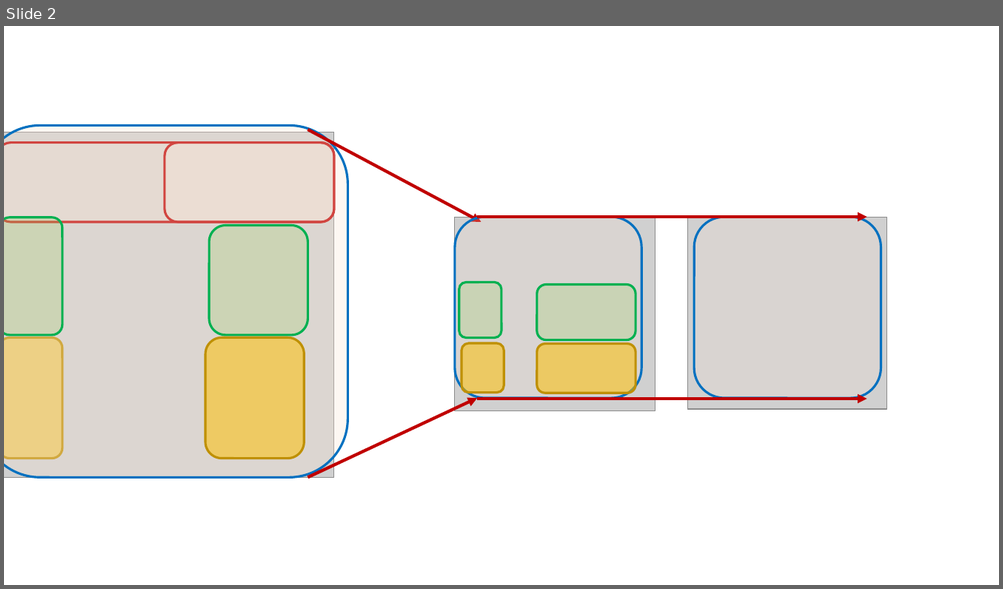
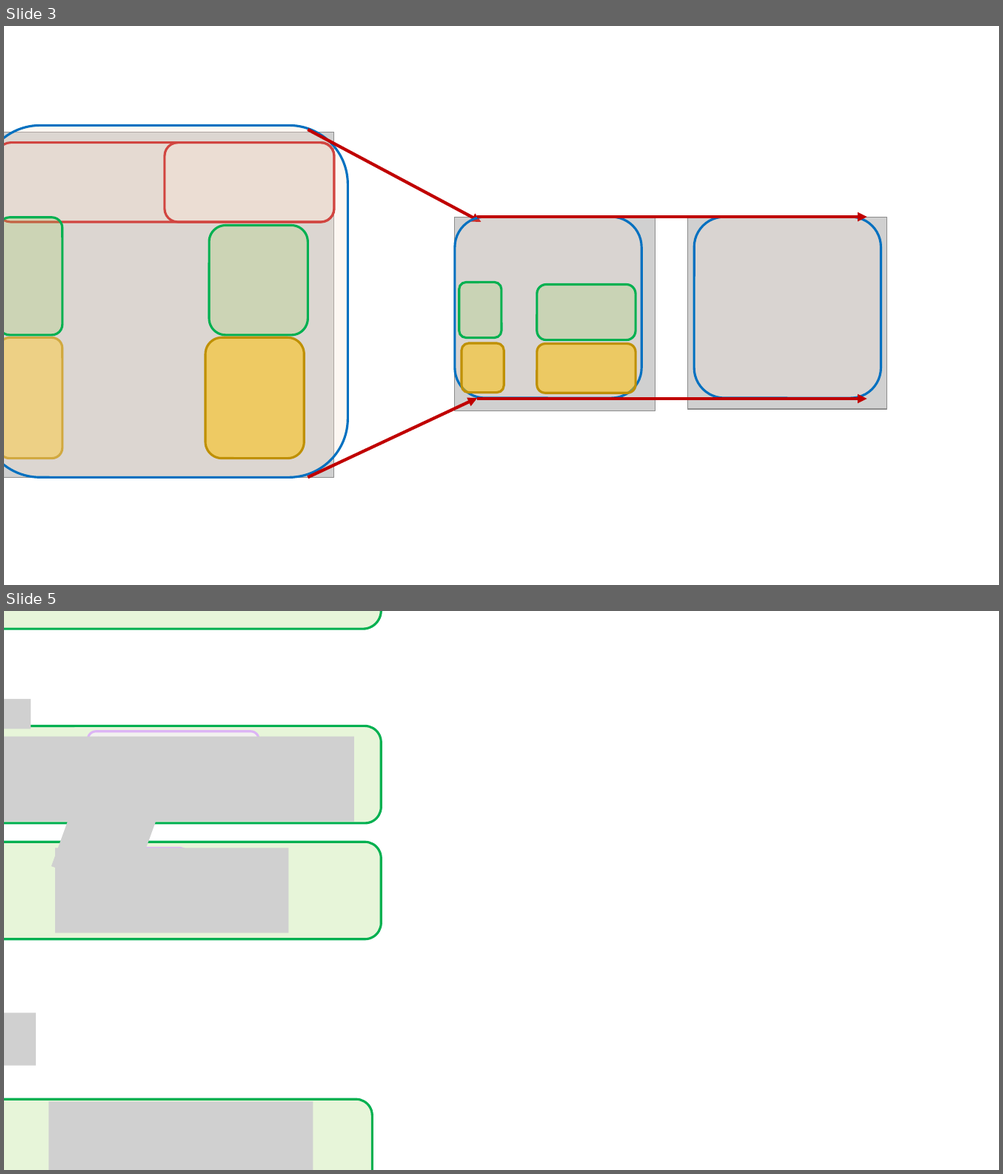
Before and after one commit to fartaha/ml-advanced-probabilistic-methods, a slide deck: images/ex.pptx. Shown one above the other, each under a label of ours: slide 2 before the commit, slides 3 and 5 after it; the slides between them are not shown. The pictures are 1003x589 and 1003x1174 pixels, drawn with LibreOffice and Linux fonts; fonts in the diff are those of the drawing; grey boxes stand for pictures; background and template pictures are left out. Boxes give left, top, right and bottom in pixels: in the first picture for what was removed or moved away, otherwise in the second. Text is boxed around its words. In the diff, an @@ line names an element or a change of style, - is before the commit and + after.

```diff
--- a/images/ex.pptx
+++ b/images/ex.pptx
@@ slide 5 added at bbox=[4, 611, 999, 1170], background #FFFFFF @@
@@ rounded rectangle added at bbox=[4, 611, 381, 629], fill #92D050 at 21% opacity, outline #00B050 2.25 pt @@
@@ picture added at bbox=[4, 699, 30, 729] @@
@@ rounded rectangle added at bbox=[4, 726, 381, 823], fill #92D050 at 21% opacity, outline #00B050 2.25 pt @@
@@ picture added at bbox=[4, 736, 354, 821] @@
@@ picture added at bbox=[51, 737, 176, 895] @@
@@ rounded rectangle added at bbox=[88, 732, 259, 779], fill #F9F0FD at 63% opacity, outline #DCB4F5 2.25 pt @@
@@ rounded rectangle added at bbox=[4, 843, 381, 940], fill #92D050 at 21% opacity, outline #00B050 2.25 pt @@
@@ picture added at bbox=[56, 849, 289, 934] @@
@@ rounded rectangle added at bbox=[88, 849, 188, 891], fill #F9F0FD at 63% opacity, outline #DCB4F5 2.25 pt @@
@@ picture added at bbox=[4, 1013, 35, 1066] @@
@@ rounded rectangle added at bbox=[4, 1099, 372, 1170], fill #92D050 at 21% opacity, outline #00B050 2.25 pt @@
@@ picture added at bbox=[48, 1102, 313, 1170] @@
@@ rounded rectangle added at bbox=[88, 1103, 188, 1170], fill #F4FAFF, outline #A8DBFC 2.25 pt @@
@@ picture added at bbox=[47, 1143, 167, 1170] @@
@@ what was slide 2 is now slide 3 @@
```
Also in this commit, not shown: 2 other slides added, 7 other files.
